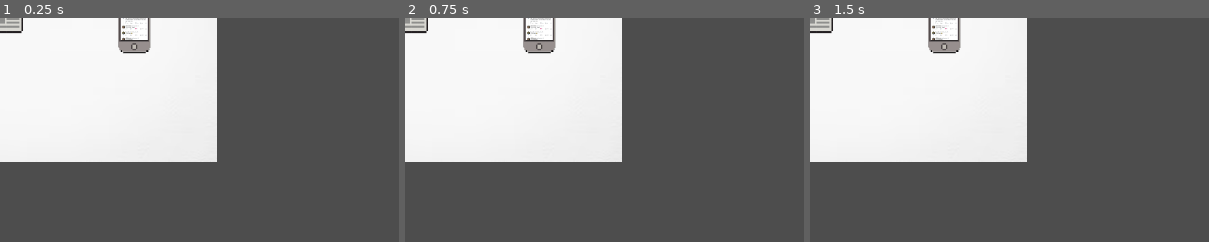
Above: before the commit, frames 1-3 (left to right).
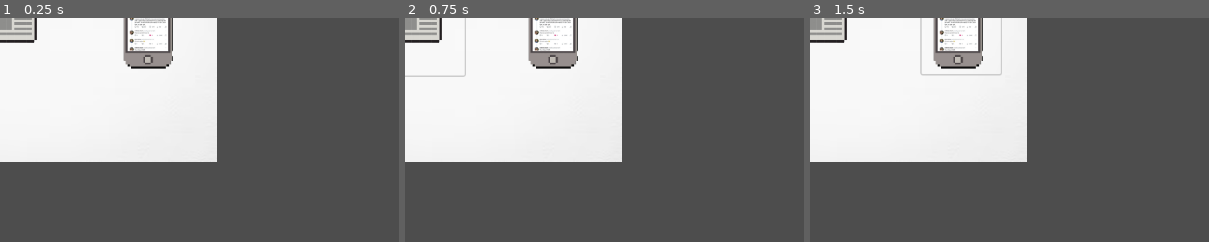
Above: after the commit, the same moments.

Repository: eliseokeefe/GameDevFinal
Game: Godot game, scene res://shop_gui.tscn
The game is run twice, just before and just after one commit, with the same random seed, the same clock (stepped at 60 frames per second) and the same inputs. This scene is started directly instead of the project's main scene.
Inputs (mouse positions are % of the whole screen's width and height, from its top left):
- Up to frame 1 (0.25 s): no input
- Up to frame 2 (0.75 s): click (0, 1) at 0.52 s
- Up to frame 3 (1.5 s): click (19, 0) at 1.27 s
The pictures show only the part of the screen within x 0-50%, y 0-50%; the shares and areas given below are measured in that part.

The runs differ from the first frame. In frame 1, 2.9% of the frame differs, in the area x 0-44%, y 0-23%; in frame 2, 3.1%; in frame 3, 3.2%, in the area x 0-49%, y 0-26%.

Commit message:
Added shop gui script and connected buttons

Diff:
--- /dev/null
+++ b/shop_gui.gd
@@ -0,0 +1,23 @@
+extends CanvasLayer
+
+
+# Called when the node enters the scene tree for the first time.
+func _ready():
+	pass # Replace with function body.
+
+
+# Called every frame. 'delta' is the elapsed time since the previous frame.
+func _process(delta):
+	pass
+
+
+func _on_megaphone_button_pressed():
+	pass # Replace with function body.
+
+
+func _on_newspaper_button_pressed():
+	pass # Replace with function body.
+
+
+func _on_phone_button_pressed():
+	pass # Replace with function body.
--- a/shop_gui.tscn
+++ b/shop_gui.tscn
@@ -1,12 +1,14 @@
-[gd_scene load_steps=6 format=3 uid="uid://durrr3gny344l"]
+[gd_scene load_steps=7 format=3 uid="uid://durrr3gny344l"]
 
-[ext_resource type="Texture2D" uid="uid://dwj5ut2b8ajp7" path="res://Sprites/white-background.png" id="1_74g6o"]
-[ext_resource type="Texture2D" uid="uid://bpea6xs784e25" path="res://Sprites/shopfont.png" id="2_u0j3d"]
-[ext_resource type="Texture2D" uid="uid://b3f3ex1k604r2" path="res://Sprites/newspaper sprite.png" id="3_idmgu"]
-[ext_resource type="Texture2D" uid="uid://dxhi4ocygtnnw" path="res://Sprites/phone power up.png" id="4_yu4u5"]
-[ext_resource type="Texture2D" uid="uid://cufu3t1d1orx4" path="res://Sprites/megaphone power up sprite.png" id="5_8krbn"]
+[ext_resource type="Script" path="res://shop_gui.gd" id="1_37cko"]
+[ext_resource type="Texture2D" uid="uid://dwj5ut2b8ajp7" path="res://ShopSprites/white-background.png" id="1_74g6o"]
+[ext_resource type="Texture2D" uid="uid://bpea6xs784e25" path="res://ShopSprites/shopfont.png" id="2_u0j3d"]
+[ext_resource type="Texture2D" uid="uid://b3f3ex1k604r2" path="res://ShopSprites/newspaper sprite.png" id="3_idmgu"]
+[ext_resource type="Texture2D" uid="uid://dxhi4ocygtnnw" path="res://ShopSprites/phone power up.png" id="4_yu4u5"]
+[ext_resource type="Texture2D" uid="uid://cufu3t1d1orx4" path="res://ShopSprites/megaphone power up sprite.png" id="5_8krbn"]
 
 [node name="ShopGUI" type="CanvasLayer"]
+script = ExtResource("1_37cko")
 
 [node name="Background" type="Sprite2D" parent="."]
 texture = ExtResource("1_74g6o")
@@ -17,19 +19,33 @@
 texture = ExtResource("2_u0j3d")
 metadata/_edit_group_ = true
 
-[node name="NewspaperSprite" type="Sprite2D" parent="."]
-position = Vector2(-4.99999, -1.00003)
-scale = Vector2(0.197674, 0.205637)
-texture = ExtResource("3_idmgu")
-metadata/_edit_group_ = true
+[node name="MegaphoneButton" type="Button" parent="."]
+offset_left = -283.0
+offset_top = -57.0
+offset_right = -121.0
+offset_bottom = 69.0
+icon = ExtResource("5_8krbn")
+flat = true
+expand_icon = true
 
-[node name="PhonePowerUp" type="Sprite2D" parent="."]
-position = Vector2(196, 0)
-scale = Vector2(0.122772, 0.13441)
-texture = ExtResource("4_yu4u5")
-metadata/_edit_group_ = true
+[node name="NewspaperButton" type="Button" parent="."]
+offset_left = -85.0
+offset_top = -72.0
+offset_right = 86.0
+offset_bottom = 83.0
+icon = ExtResource("3_idmgu")
+flat = true
+expand_icon = true
 
-[node name="MegaphonePowerUpSprite" type="Sprite2D" parent="."]
-position = Vector2(-200, -0.999996)
-scale = Vector2(0.675258, 0.6)
-texture = ExtResource("5_8krbn")
+[node name="PhoneButton" type="Button" parent="."]
+offset_left = 161.0
+offset_top = -75.0
+offset_right = 275.0
+offset_bottom = 81.0
+icon = ExtResource("4_yu4u5")
+flat = true
+expand_icon = true
+
+[connection signal="pressed" from="MegaphoneButton" to="." method="_on_megaphone_button_pressed"]
+[connection signal="pressed" from="NewspaperButton" to="." method="_on_newspaper_button_pressed"]
+[connection signal="pressed" from="PhoneButton" to="." method="_on_phone_button_pressed"]
